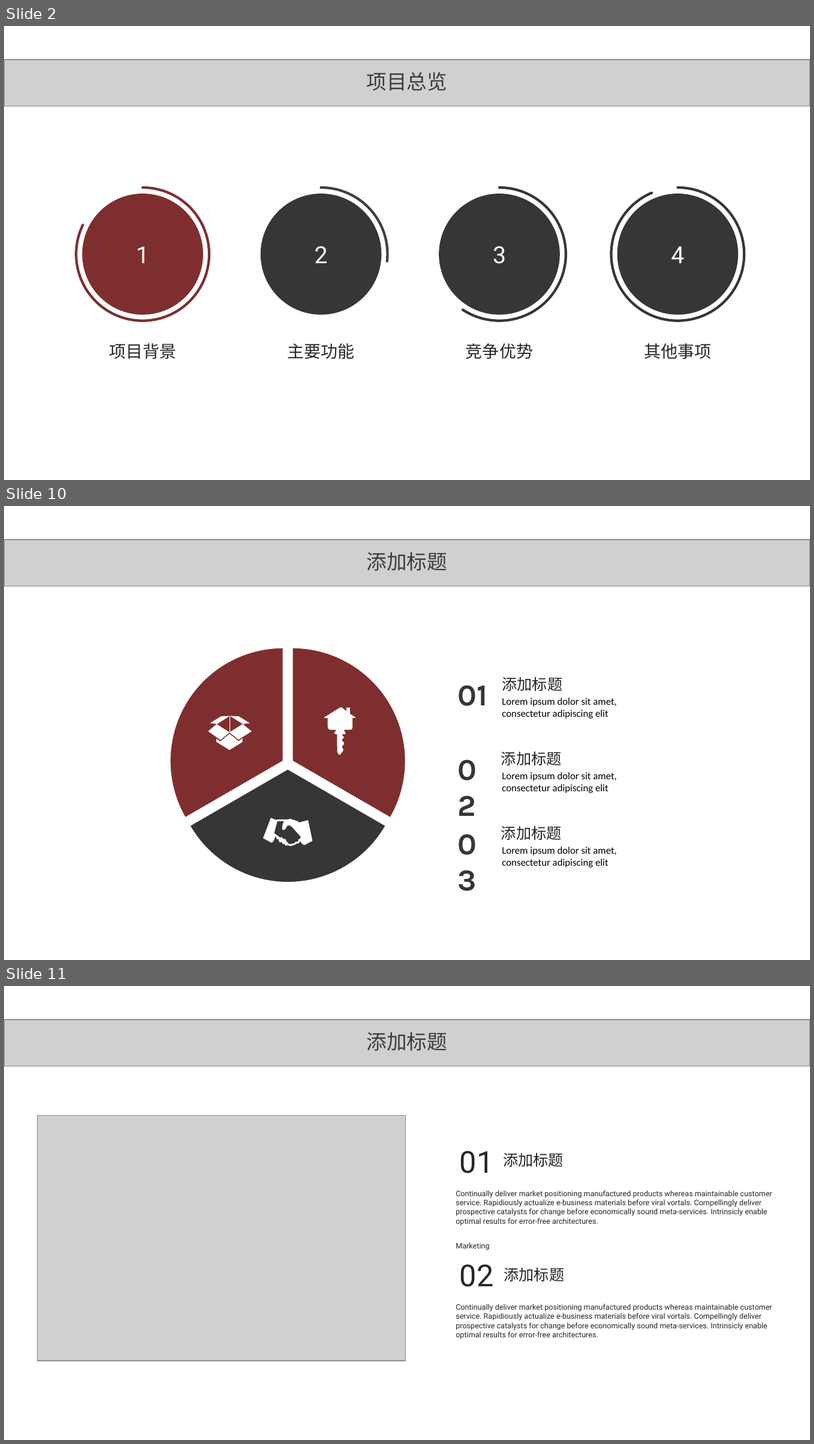
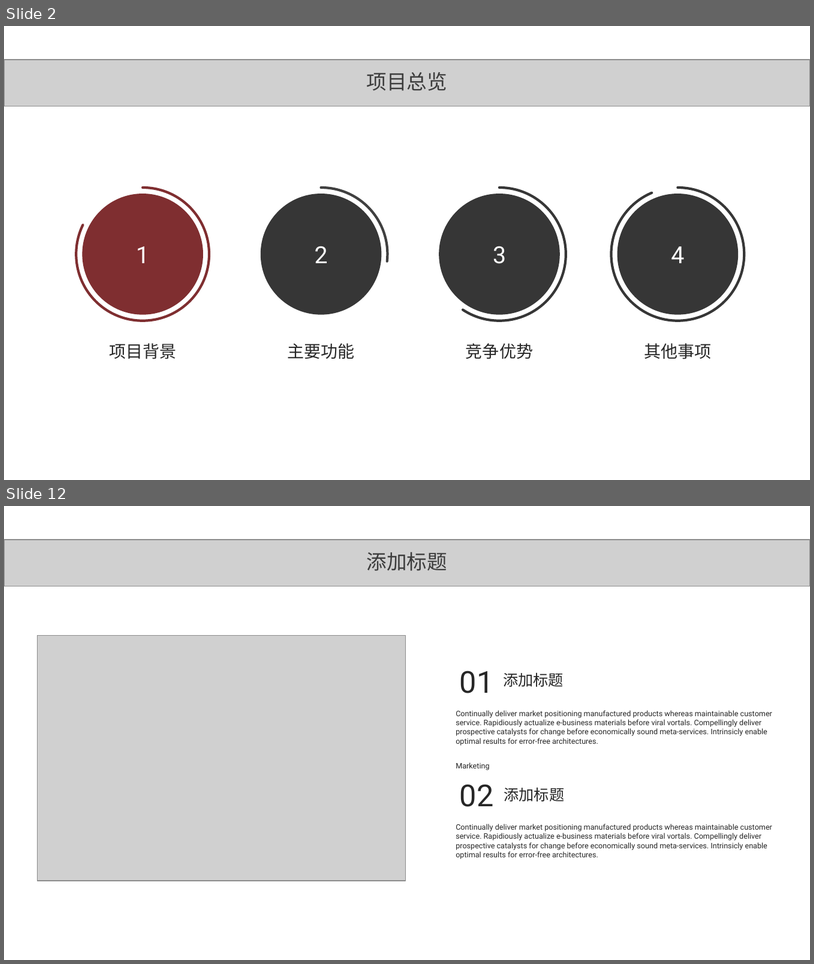
Before and after one commit to aopstudio/Notes, a slide deck: 移动互联导论作业-软件1607-20165018-岑哲栋.pptx. Shown one above the other, each under a label of ours: slides 2, 10 and 11 before the commit, slides 2 and 12 after it; the slides between them are not shown. The pictures are 814x1444 and 814x964 pixels, drawn with LibreOffice and Linux fonts; fonts in the diff are those of the drawing; grey boxes stand for pictures. Boxes give left, top, right and bottom in pixels: in the first picture for what was removed or moved away, otherwise in the second. Text is boxed around its words. In the diff, an @@ line names an element or a change of style, - is before the commit and + after.

```diff
--- a/移动互联导论作业-软件1607-20165018-岑哲栋.pptx
+++ b/移动互联导论作业-软件1607-20165018-岑哲栋.pptx
@@ slide 10 removed at box(4, 506, 810, 960), background #FFFFFF @@
@@ picture removed at box(4, 540, 810, 586) @@
@@ text removed at box(367, 552, 447, 571) @@
-添加标题
@@ freeform shape removed at box(170, 648, 396, 874) @@
@@ freeform shape removed at box(179, 648, 405, 874) @@
@@ freeform shape removed at box(174, 656, 401, 882) @@
@@ text removed at box(458, 685, 488, 706) @@
-01
@@ text removed at box(502, 677, 563, 691) @@
-添加标题
@@ text removed at box(502, 697, 617, 718) @@
-Lorem ipsum dolor sit amet, consectetur adipiscing elit
@@ freeform shape removed at box(210, 716, 252, 739) @@
@@ freeform shape removed at box(324, 707, 356, 754) @@
@@ freeform shape removed at box(209, 724, 230, 739) @@
@@ freeform shape removed at box(216, 733, 242, 750) @@
@@ text removed at box(452, 747, 498, 790) @@
-02
@@ text removed at box(501, 751, 562, 765) @@
-添加标题
@@ text removed at box(502, 772, 617, 793) @@
-Lorem ipsum dolor sit amet, consectetur adipiscing elit
@@ freeform shape removed at box(264, 817, 313, 847) @@
@@ text removed at box(452, 821, 498, 864) @@
-03
@@ text removed at box(501, 826, 562, 840) @@
-添加标题
@@ text removed at box(502, 846, 617, 867) @@
-Lorem ipsum dolor sit amet, consectetur adipiscing elit
@@ what was slide 11 is now slide 12 @@
```
Also in this commit, not shown: 6 slides changed, 9 slides added, 14 other slides removed, 9 other files.
